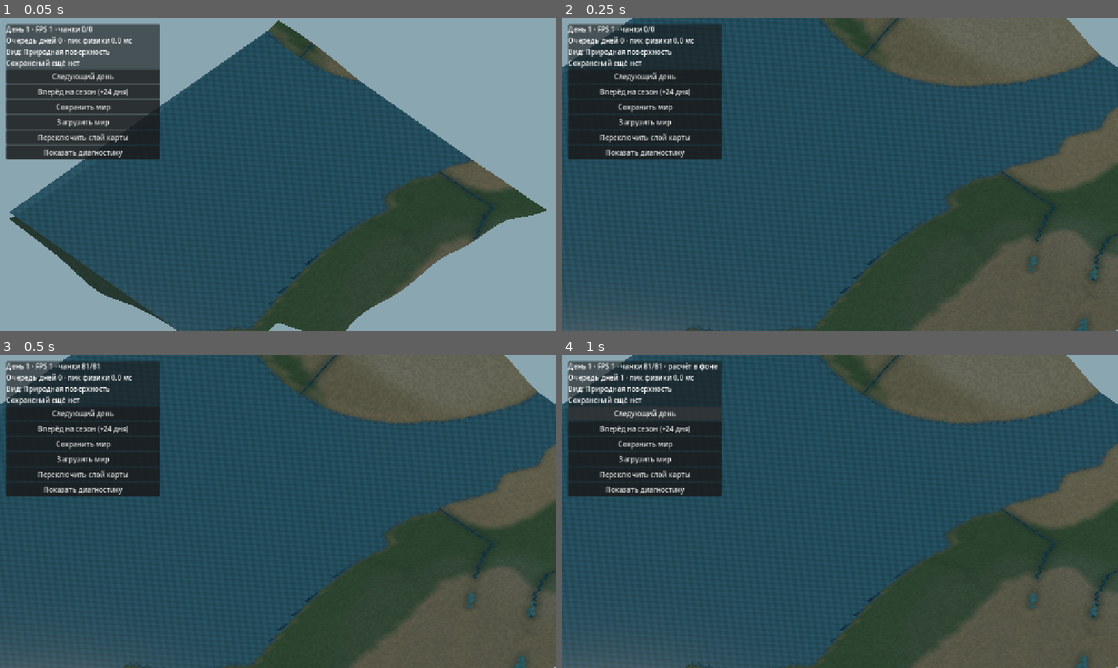
Above: before the commit, frames 1-4 (two rows, left to right).
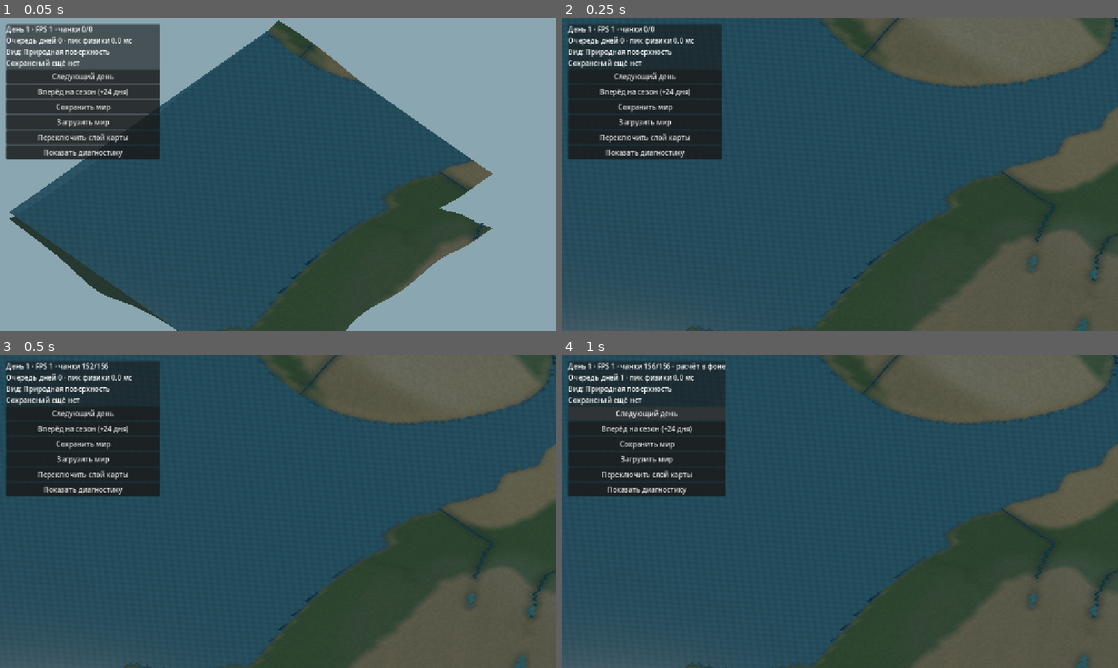
Above: after the commit, the same moments.

Repository: cyrox007/lands-and-ages
Game: Godot game, scene res://scenes/world.tscn
The game is run twice, just before and just after one commit, with the same random seed, the same clock (stepped at 60 frames per second) and the same inputs.
Inputs:
- Up to frame 1 (0.05 s): no input
- Up to frame 2 (0.25 s): no input
- Up to frame 3 (0.5 s): no input
- Up to frame 4 (1 s): click "Следующий день" at 0.5 s

The runs differ from the first frame. In frame 1, 1.7% of the frame differs, in the area x 48-99%, y 49-100%; in frame 2, 1.7%; in frame 3, 1.8%; in frame 4, 3.2%, in the area x 0-100%, y 0-100%.

Commit message:
feat(world): этап 8.3 — адаптивная детализация визуализации

Diff:
--- a/godot/scripts/world.gd
+++ b/godot/scripts/world.gd
@@ -20,6 +20,7 @@
 const WorldDayRunner = preload("res://scripts/world_day_runner.gd")
 const WorldSave = preload("res://scripts/world_save.gd")
 
+# Радиус 4 используется только для автономных тестов без камеры.
 const VIEW_RADIUS := 4
 const VIEW_NAMES := [
 	"Природная поверхность", "Грунты", "Влажность",
@@ -114,9 +115,16 @@
 	_camera.size = 66.0
 	_camera.current = true
 	add_child(_camera)
+	_update_material_detail()
 	_update_camera()
 	_setup_interface()
 	_refresh_visible(true)
+	get_viewport().size_changed.connect(_on_viewport_resized)
+
+
+func _on_viewport_resized() -> void:
+	# При смене ориентации экрана пересчитываем зону видимости.
+	_refresh_visible(false)
 
 
 func _setup_environment() -> void:
@@ -303,8 +311,43 @@
 		_move_center(Vector2(-event.relative.x, -event.relative.y) * scale_factor)
 
 
+static func _detail_for_zoom(size: float) -> float:
+	# Мелкие GPU-эффекты постепенно исчезают при отдалении камеры.
+	return 1.0 - smoothstep(44.0, 96.0, size)
+
+
+static func _radius_for_zoom(size: float, aspect: float, chunk_size: int) -> int:
+	# Консервативная проекция прямоугольника ортокамеры на X/Z
+	# при её диагональном направлении и наклоне около 45 градусов.
+	var half_span := size * (0.354 * maxf(aspect, 0.5) + 0.502)
+	return clampi(ceili(half_span / float(maxi(chunk_size, 1))) + 1, 2, 32)
+
+
+func _visible_radius() -> int:
+	if _camera == null:
+		return VIEW_RADIUS
+	var aspect := 16.0 / 9.0
+	var viewport := _camera.get_viewport()
+	if viewport != null:
+		var dimensions: Vector2 = viewport.get_visible_rect().size
+		if dimensions.y > 0.0:
+			aspect = dimensions.x / dimensions.y
+	return _radius_for_zoom(_camera.size, aspect, _world_model.config.chunk_size)
+
+
+func _update_material_detail() -> void:
+	if _camera == null:
+		return
+	var detail := _detail_for_zoom(_camera.size)
+	if _ground_material != null:
+		_ground_material.set_shader_parameter("detail_strength", detail)
+	if _water_material != null:
+		_water_material.set_shader_parameter("ripple_strength", detail)
+
+
 func _change_zoom(multiplier: float) -> void:
 	_camera.size = clampf(_camera.size * multiplier, MIN_ZOOM, MAX_ZOOM)
+	_update_material_detail()
 	_refresh_visible(false)
 
 
@@ -323,9 +366,10 @@
 	var center_chunk := Vector2i(floori(_center.x / float(_world_model.config.chunk_size)),
 		floori(_center.y / float(_world_model.config.chunk_size)))
 	_chunk_center = center_chunk
+	var radius := _visible_radius()
 	var desired := {}
-	for cy in range(center_chunk.y - VIEW_RADIUS, center_chunk.y + VIEW_RADIUS + 1):
-		for cx in range(center_chunk.x - VIEW_RADIUS, center_chunk.x + VIEW_RADIUS + 1):
+	for cy in range(center_chunk.y - radius, center_chunk.y + radius + 1):
+		for cx in range(center_chunk.x - radius, center_chunk.x + radius + 1):
 			var coord := Vector2i(cx, cy)
 			if _world_model.config.chunk_rect(coord).has_area():
 				desired[coord] = true
@@ -613,6 +657,8 @@
 	_status.text += "GPU: %d мешей · кадр %.1f мс · перерисовок сезонов %d\n" % [
 		_chunk_rebuilds, float(_last_chunk_build_us) / 1000.0,
 		_visual_refreshes]
+	_status.text += "Масштаб %.0f · радиус чанков %d · детали GPU %.0f%%\n" % [
+		_camera.size, _visible_radius(), _detail_for_zoom(_camera.size) * 100.0]
 	_status.text += "Шаг физики: последний %.1f мс · максимум %.1f мс\n" % [
 		float(_last_day_step_us) / 1000.0,
 		float(_peak_day_step_us) / 1000.0]
--- a/godot/shaders/natural_ground.gdshader
+++ b/godot/shaders/natural_ground.gdshader
@@ -1,8 +1,10 @@
 shader_type spatial;
 render_mode cull_disabled, diffuse_burley, specular_schlick_ggx;
 
-// Физические высоты и состав грунта остаются в модели мира.
-// Мелкая зернистость и слоистость скал задают лишь освещение материала.
+// Цвет грунта и высота поступают из физической карты.
+// Микрофактура скал отключается вдали без изменения самих мешей.
+uniform float detail_strength : hint_range(0.0, 1.0) = 1.0;
+
 varying vec3 ground_position;
 varying float ground_steepness;
 
@@ -23,16 +25,25 @@
 }
 
 void fragment() {
-	float broad = detail_noise(ground_position.xz * 0.52);
-	float grain = detail_noise(ground_position.xz * 2.4);
 	float cliff = smoothstep(0.12, 0.52, ground_steepness);
-	float strata = sin(ground_position.y * 10.0 + ground_position.x * 0.65 + broad * 2.2);
-	float layered = mix(1.0, 0.91 + 0.075 * strata, cliff);
-	float brightness = (0.97 + (grain - 0.5) * 0.13) * layered;
+	float brightness = 1.0;
+	if (detail_strength > 0.01) {
+		// Геологическая слоистость читается по высоте и направлению склона.
+		float broad = detail_noise(ground_position.xz * 0.52);
+		float grain = detail_noise(ground_position.xz * 2.4);
+		float strata = sin(ground_position.y * 10.0 +
+			ground_position.x * 0.65 + broad * 2.2);
+		float breaks = sin(ground_position.y * 4.2 -
+			ground_position.z * 1.1 + broad * 3.0);
+		float layers = 1.0 - cliff * (0.085 - 0.062 * strata +
+			0.022 * breaks);
+		brightness = mix(1.0, (0.97 + (grain - 0.5) * 0.13) * layers,
+			detail_strength);
+	}
 
-	// На заснеженных склонах темные полосы породы не проявляются.
+	// Снег скрывает мелкие слои породы, в том числе вблизи.
 	float snow = smoothstep(0.71, 0.85, min(COLOR.r, min(COLOR.g, COLOR.b)));
-	brightness = mix(brightness, 0.99 + grain * 0.015, snow);
+	brightness = mix(brightness, 1.0, snow * 0.94);
 	ALBEDO = clamp(COLOR.rgb * brightness, vec3(0.0), vec3(1.0));
 	ROUGHNESS = mix(0.97, 0.88, cliff);
 	METALLIC = 0.0;
--- a/godot/shaders/natural_water.gdshader
+++ b/godot/shaders/natural_water.gdshader
@@ -1,8 +1,9 @@
 shader_type spatial;
 render_mode cull_disabled, depth_draw_opaque, diffuse_burley, specular_schlick_ggx;
 
-// UV.x задаёт глубину у берега: 0 на пересечении с сушей, 1 в глубине.
-// Рябь и светлая кромка не сдвигают вершины и не влияют на гидрологию.
+// Береговая глубина хранится в UV.x, а геометрия не меняется.
+// На далёком масштабе не вычисляем мелкую анимацию ряби.
+uniform float ripple_strength : hint_range(0.0, 1.0) = 1.0;
 varying vec2 water_position;
 
 void vertex() {
@@ -10,14 +11,17 @@
 }
 
 void fragment() {
-	float ripple = sin(water_position.x * 2.6 + TIME * 0.68)
-		* sin(water_position.y * 3.1 - TIME * 0.51);
+	float ripple = 0.0;
+	if (ripple_strength > 0.01) {
+		ripple = sin(water_position.x * 2.6 + TIME * 0.68)
+			* sin(water_position.y * 3.1 - TIME * 0.51);
+	}
 	float edge = 1.0 - smoothstep(0.02, 0.68, UV.x);
-	float glint = ripple * 0.045;
-	vec3 foam = vec3(0.28, 0.32, 0.30) * edge *
-		(0.48 + 0.20 * abs(ripple));
-	ALBEDO = clamp(COLOR.rgb + vec3(glint * 0.38, glint * 0.67, glint)
-		+ foam, vec3(0.0), vec3(1.0));
+	float shimmer = ripple * 0.045 * ripple_strength;
+	vec3 shore = vec3(0.28, 0.32, 0.30) * edge *
+		(0.48 + 0.20 * abs(ripple) * ripple_strength);
+	ALBEDO = clamp(COLOR.rgb + vec3(shimmer * 0.38, shimmer * 0.67, shimmer)
+		+ shore, vec3(0.0), vec3(1.0));
 	ROUGHNESS = mix(0.25, 0.38, edge);
 	METALLIC = 0.0;
 	ALPHA = COLOR.a * (1.0 - edge * 0.15);
--- /dev/null
+++ b/godot/tests/world_view_detail_smoke.gd
@@ -0,0 +1,134 @@
+extends SceneTree
+## Этап 8.3: масштаб камеры влияет только на видимые чанки и GPU-детали.
+## Все высоты и природные снимки остаются неизменными.
+
+const Config = preload("res://scripts/world_config.gd")
+const WorldMap = preload("res://scripts/world_map.gd")
+const View = preload("res://scripts/world.gd")
+const GroundShader = preload("res://shaders/natural_ground.gdshader")
+const WaterShader = preload("res://shaders/natural_water.gdshader")
+
+var failures: Array[String] = []
+
+
+func _check(valid: bool, description: String) -> void:
+	if not valid:
+		failures.append(description)
+
+
+func _check_thresholds() -> void:
+	var near: float = View._detail_for_zoom(16.0)
+	var medium: float = View._detail_for_zoom(66.0)
+	var far: float = View._detail_for_zoom(105.0)
+	_check(is_equal_approx(near, 1.0) and is_equal_approx(far, 0.0),
+		"Ближняя детализация максимальна, дальняя отключена")
+	_check(medium > far and medium < near,
+		"Переход детализации непрерывен между масштабами")
+	var close_radius: int = View._radius_for_zoom(16.0, 16.0 / 9.0, 16)
+	var distant_radius: int = View._radius_for_zoom(105.0, 16.0 / 9.0, 16)
+	_check(close_radius < distant_radius and close_radius >= 2,
+		"Количество видимых чанков растёт при отдалении камеры")
+	_check(View._radius_for_zoom(66.0, 2.4, 16) >
+		View._radius_for_zoom(66.0, 1.0, 16),
+		"Широкий экран загружает больше областей по диагонали")
+	_check(View._radius_for_zoom(66.0, 16.0 / 9.0, 32) <
+		View._radius_for_zoom(66.0, 16.0 / 9.0, 8),
+		"Расчёт радиуса зависит от реального размера чанка")
+
+
+func _check_scene() -> void:
+	var map := WorldMap.new(Config.new(256, 192, 1729, 16, 64))
+	var map_before: Dictionary = map.to_data()
+	var heights := PackedFloat32Array()
+	for point in [Vector2i(0, 0), Vector2i(84, 43),
+			Vector2i(128, 96), Vector2i(256, 192)]:
+		heights.append(map.vertex_at(point))
+
+	var view := View.new()
+	view._world_model = map
+	view._center = Vector2(128.0, 96.0)
+	view._camera = Camera3D.new()
+	view.add_child(view._camera)
+	view._setup_materials()
+	var ground_before: ShaderMaterial = view._ground_material
+	var water_before: ShaderMaterial = view._water_material
+
+	view._camera.size = 16.0
+	view._change_zoom(1.0)
+	var near_count: int = view._pending.size()
+	_check(near_count > 0, "Ближняя карта формирует GPU-очередь")
+	_check(is_equal_approx(float(view._ground_material.get_shader_parameter(
+		"detail_strength")), 1.0),
+		"На ближнем масштабе включена фактура грунта")
+	_check(is_equal_approx(float(view._water_material.get_shader_parameter(
+		"ripple_strength")), 1.0),
+		"На ближнем масштабе включена рябь воды")
+
+	view._change_zoom(100.0)
+	var far_count: int = view._pending.size()
+	_check(far_count > near_count and far_count <=
+		map.config.chunk_count().x * map.config.chunk_count().y,
+		"Дальняя камера покрывает больше карты без выхода за её границы")
+	_check(is_equal_approx(float(view._ground_material.get_shader_parameter(
+		"detail_strength")), 0.0),
+		"Дорогая фактура грунта отключается вдали")
+	_check(is_equal_approx(float(view._water_material.get_shader_parameter(
+		"ripple_strength")), 0.0),
+		"Мелкая рябь воды отключается вдали")
+
+	var seen := {}
+	for coord in view._pending:
+		_check(not seen.has(coord), "В GPU-очереди нет повторов координат")
+		seen[coord] = true
+		_check(map.config.chunk_rect(coord).has_area(),
+			"Отдаление не запрашивает чанки за границами мира")
+
+	view._change_zoom(0.01)
+	_check(view._pending.size() == near_count,
+		"После приближения лишние далёкие чанки исключены из очереди")
+	_check(view._ground_material == ground_before and
+		view._water_material == water_before,
+		"При изменении масштаба материалы переиспользуются")
+
+	_check(map.to_data() == map_before,
+		"Управление камерой не затрагивает сериализацию и высоты")
+	var corners := [
+		Vector2i(0, 0), Vector2i(84, 43),
+		Vector2i(128, 96), Vector2i(256, 192)
+	]
+	for i in range(corners.size()):
+		_check(is_equal_approx(map.vertex_at(corners[i]), heights[i]),
+			"Данные общей физической поверхности не меняются")
+	_check(view._view_mode == 0,
+		"Основной вид природного мира сохранён")
+	print("Этап 8.3: чанков вблизи ", near_count,
+		", вдали ", far_count,
+		", размер карты ", map.config.width, "×", map.config.height)
+	view.free()
+
+
+func _check_shaders() -> void:
+	_check(GroundShader is Shader and WaterShader is Shader,
+		"Грунтовый и водный шейдеры загружаются")
+	_check(GroundShader.code.contains("uniform float detail_strength") and
+		GroundShader.code.contains("if (detail_strength >"),
+		"Грунтовый шум пропускается при низкой детализации")
+	_check(WaterShader.code.contains("uniform float ripple_strength") and
+		WaterShader.code.contains("if (ripple_strength >"),
+		"Рябь отключается без переключения материала")
+	_check(not GroundShader.code.contains("VERTEX =") and
+		not WaterShader.code.contains("VERTEX ="),
+		"Шейдеры не меняют физические координаты вершин")
+
+
+func _initialize() -> void:
+	_check_thresholds()
+	_check_scene()
+	_check_shaders()
+	if not failures.is_empty():
+		for reason in failures.slice(0, 20):
+			push_error("Этап 8.3: " + reason)
+		quit(1)
+		return
+	print("Этап 8.3: масштаб, нагрузка GPU и сохранность карты — успешно.")
+	quit(0)
Not shown, added: docs/WORLD-STAGE-8-3.md
